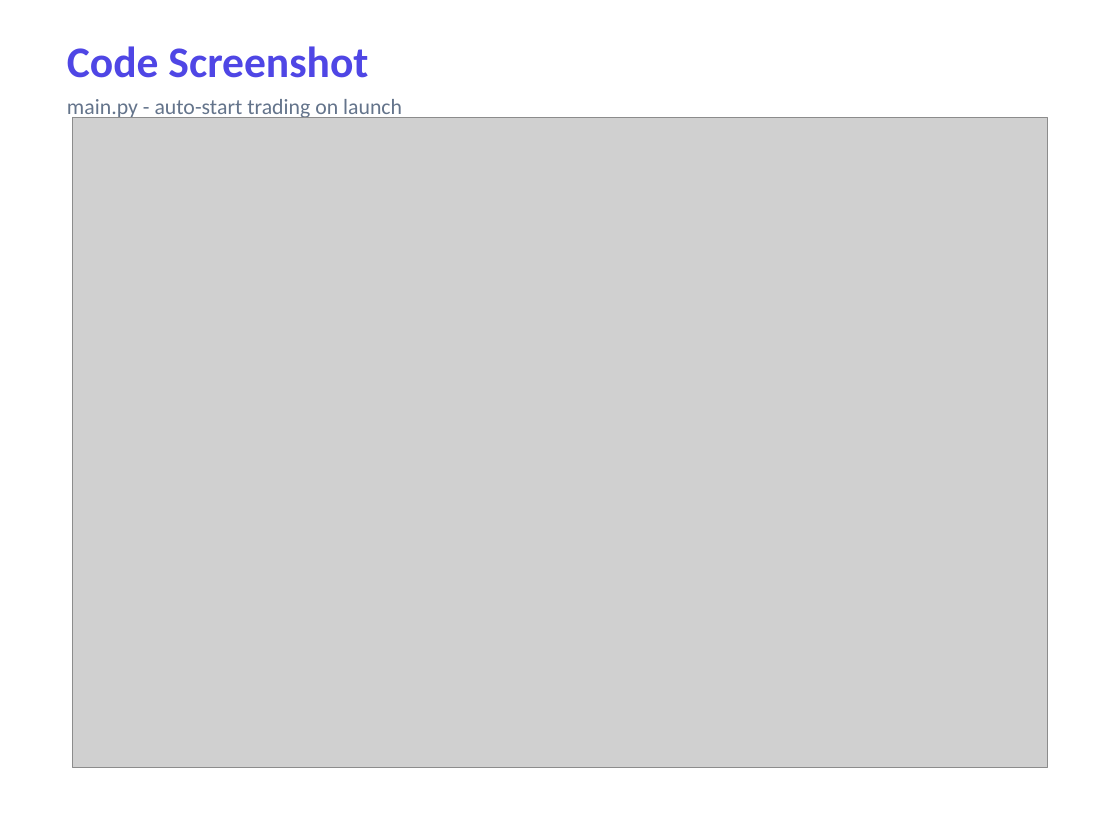
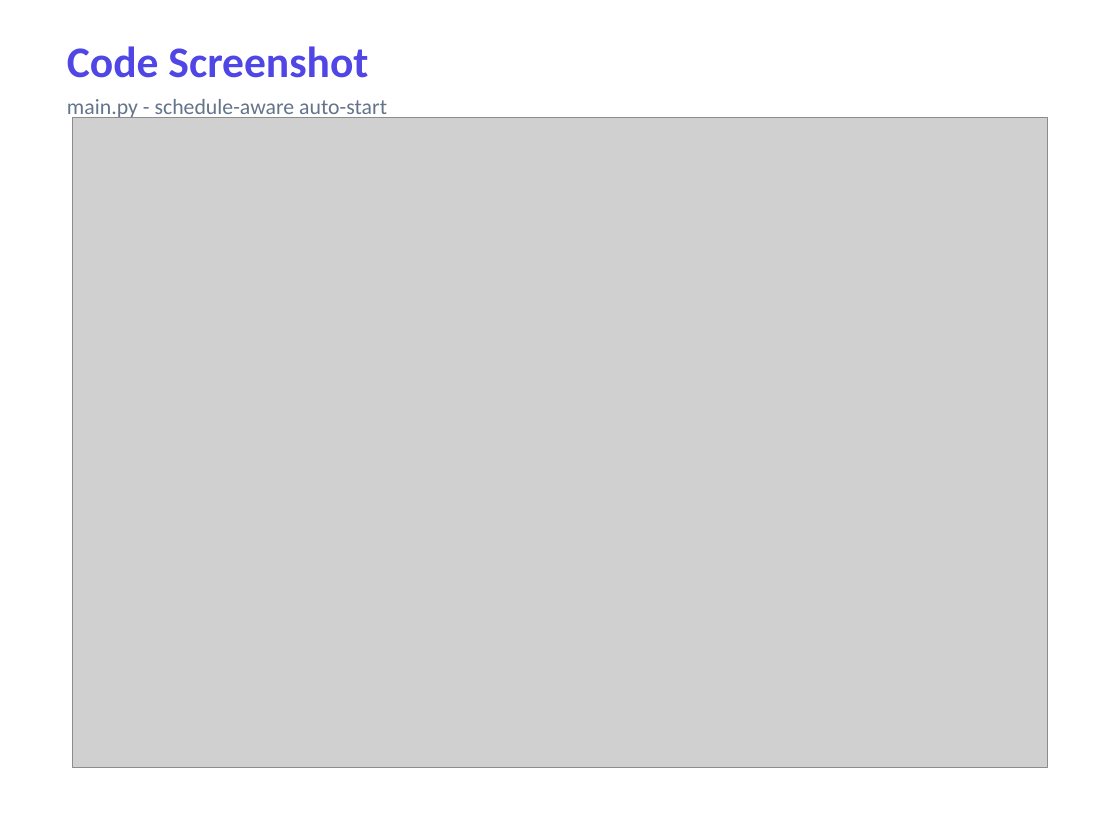
Before and after one commit to MarioH88/aiautobottrader, a slide deck: slide 7 of docs/AI_AutoBot_Trader_Progress_Report_v2.pptx. Drawn at 1120x840 pixels with LibreOffice and Linux fonts; fonts in the diff are those of the drawing; grey boxes stand for pictures. Boxes give left, top, right and bottom in pixels: in the first picture for what was removed or moved away, otherwise in the second. Text is boxed around its words. In the diff, an @@ line names an element or a change of style, - is before the commit and + after.

Commit message:
Complete crypto, scheduler, broker stops, and deployment tooling.
Bring the bot to full feature coverage with stock/crypto data, trading windows, alpaca-py dashboard, Docker deploy, docs, and tests while keeping secrets out of git.

```diff
--- a/docs/AI_AutoBot_Trader_Progress_Report_v2.pptx
+++ b/docs/AI_AutoBot_Trader_Progress_Report_v2.pptx
@@ text at (67, 99, 387, 121): text changed @@
-main.py - auto-start trading on launch
+main.py - schedule-aware auto-start
```
Also in this commit, not shown: 7 other slides changed, 1 slide added, 31 other files.
